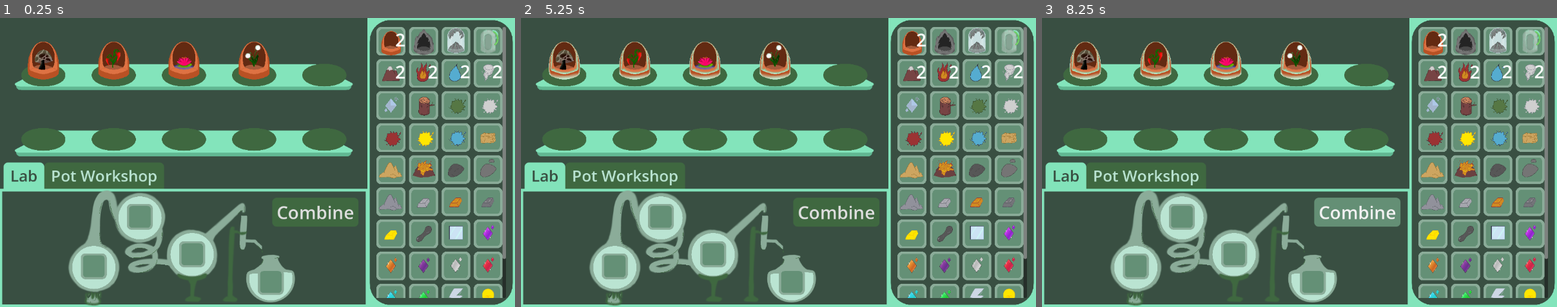
Above: before the commit, frames 1-3 (left to right).
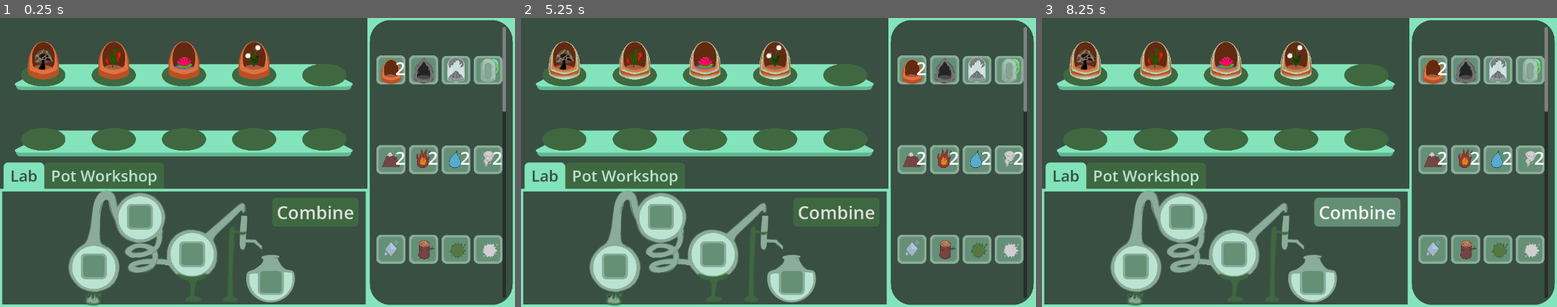
Above: after the commit, the same moments.

Repository: Girlies-stdio/elementalchemy
Game: Godot game, scene res://Scenes/main.tscn
Two runs of this game, one before a commit and one after it. Both use one fixed random seed, a clock stepped at 60 frames per second and the inputs below.
Inputs (mouse positions are in pixels of both pictures, inside the frame that each line leads up to):
- Up to frame 1 (0.25 s): no input
- Up to frame 2 (5.25 s): click (562, 58) at 0.5 s; click (634, 58) at 1.25 s; click (706, 58) at 2 s; click (773, 58) at 2.75 s; click (845, 58) at 3.5 s; click (562, 122) at 4.25 s; click (634, 122) at 5 s
- Up to frame 3 (8.25 s): click (1227, 122) at 5.75 s; click (1294, 122) at 6.5 s; click (1366, 122) at 7.25 s; click "Combine" at 8 s

The runs differ from the first frame. In frame 1, 17% of the frame differs, in the area x 73-99%, y 3-97%; in frame 2, 17%; in frame 3, 17%.

Commit message:
fix grid layout

Diff:
--- a/Inventory/inventory_gui.tscn
+++ b/Inventory/inventory_gui.tscn
@@ -40,9 +40,9 @@
 layout_mode = 2
 
 [node name="GridContainer" type="GridContainer" parent="NinePatchRect/MarginContainer/ScrollContainer"]
+custom_minimum_size = Vector2(0, 2000)
 layout_mode = 2
 size_flags_horizontal = 3
-size_flags_vertical = 3
 theme_override_constants/h_separation = 8
 theme_override_constants/v_separation = 8
 columns = 4
--- a/Inventory/slot.tscn
+++ b/Inventory/slot.tscn
@@ -9,14 +9,14 @@
 [node name="Slot" type="AspectRatioContainer"]
 clip_contents = true
 custom_minimum_size = Vector2(64, 64)
-anchors_preset = 15
-anchor_right = 1.0
+anchors_preset = -1
+anchor_right = 0.569
 anchor_bottom = 1.0
+offset_right = 0.511963
 grow_horizontal = 2
 grow_vertical = 2
 size_flags_horizontal = 3
 size_flags_vertical = 3
-stretch_mode = 0
 script = ExtResource("1_s4f18")
 
 [node name="SlotButton" type="TextureButton" parent="."]
Not shown: 1 places in Scenes/global.tscn that only renumber resources
